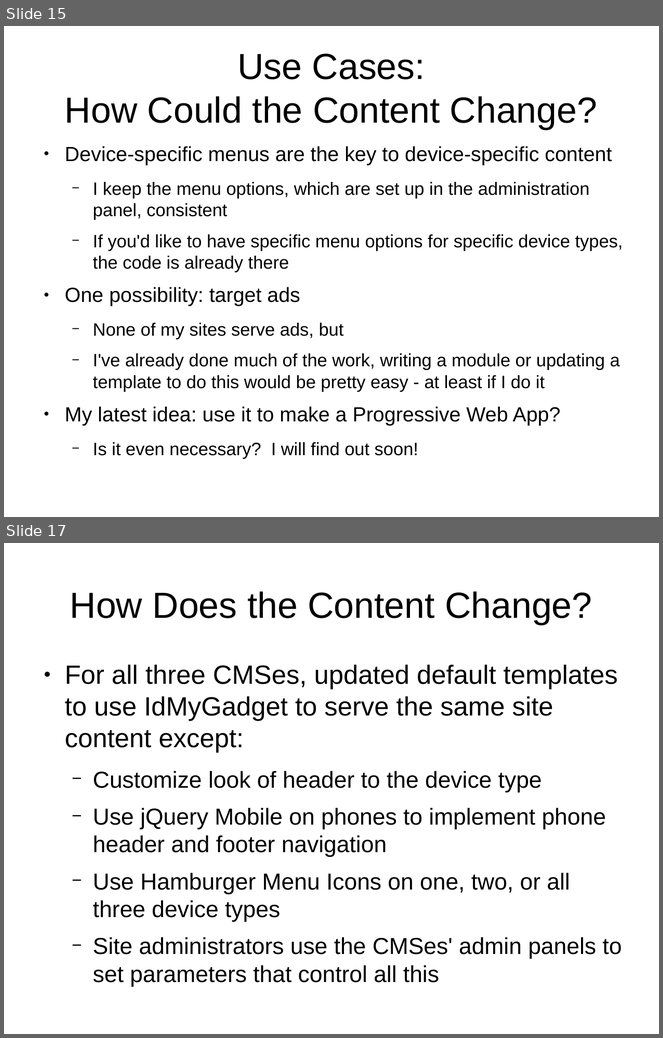
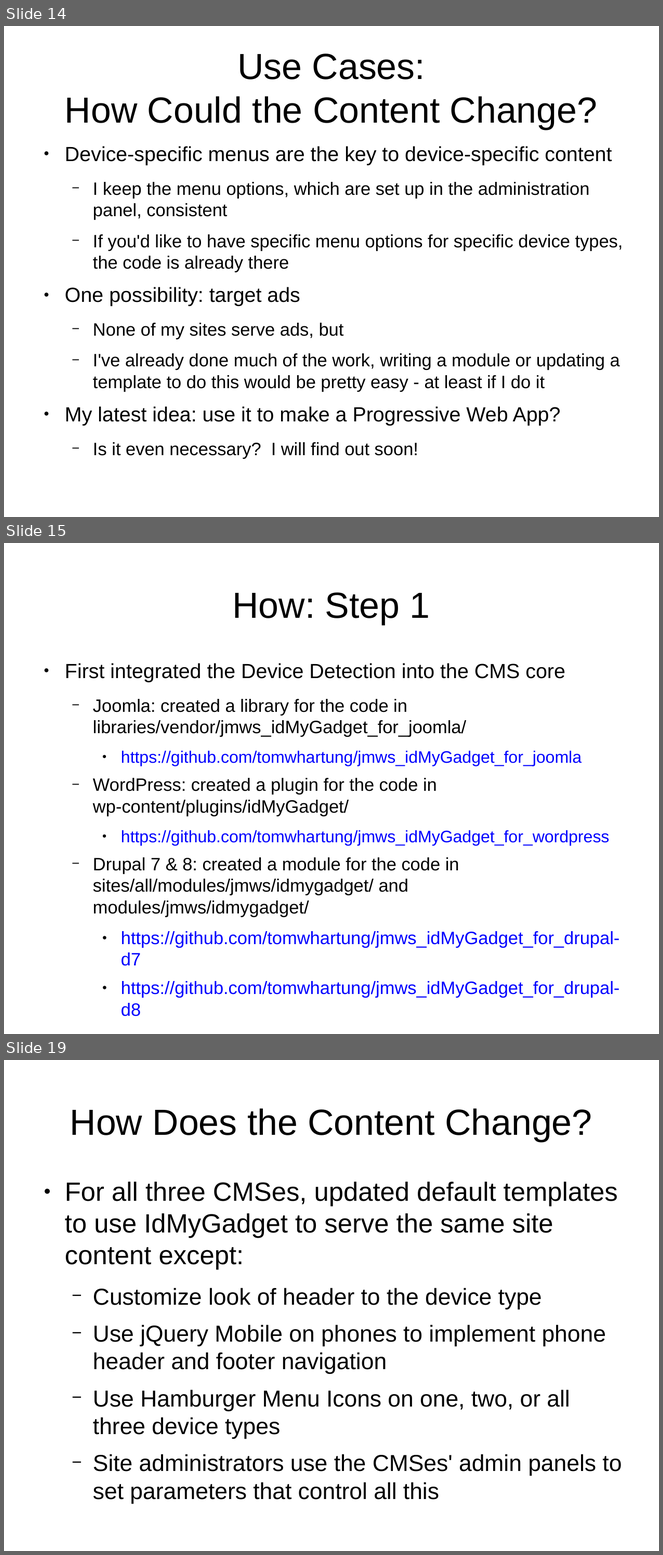
Before and after one commit to tomwhartung/jmws_accoutrements, a slide deck: presentations/2016_07-Drupal/9-slides.odp. Shown one above the other, each under a label of ours: slides 15 and 17 before the commit, slides 14, 15 and 19 after it; the slides between them are not shown. The pictures are 663x1038 and 663x1555 pixels, drawn with LibreOffice and Linux fonts; fonts in the diff are those of the drawing. Boxes give left, top, right and bottom in pixels: in the first picture for what was removed or moved away, otherwise in the second. Text is boxed around its words. In the diff, an @@ line names an element or a change of style, - is before the commit and + after.

```diff
--- a/presentations/2016_07-Drupal/9-slides.odp
+++ b/presentations/2016_07-Drupal/9-slides.odp
@@ slide 15 added at bbox=[4, 543, 659, 1034], background #FFFFFF @@
@@ title added at bbox=[233, 592, 430, 625], 44 pt, text #000000 @@
+How: Step 1
@@ text added at bbox=[65, 663, 620, 1017], 21.7 pt, text #000000 @@
+● First integrated the Device Detection into the CMS core
+  − Joomla: created a library for the code in libraries/vendor/jmws_idMyGadget_for_joomla/
+    ● https://github.com/tomwhartung/jmws_idMyGadget_for_joomla
+  − WordPress: created a plugin for the code in
+    wp-content/plugins/idMyGadget/
+    ● https://github.com/tomwhartung/jmws_idMyGadget_for_wordpress
+  − Drupal 7 & 8: created a module for the code in sites/all/modules/jmws/idmygadget/ and
+    modules/jmws/idmygadget/
+    ● https://github.com/tomwhartung/jmws_idMyGadget_for_drupal-d7
+    ● https://github.com/tomwhartung/jmws_idMyGadget_for_drupal-d8
@@ what was slide 15 is now slide 14 @@
@@ what was slide 17 is now slide 19 @@
```
Also in this commit, not shown: 6 slides changed, 3 other slides added, 1 slide removed.
